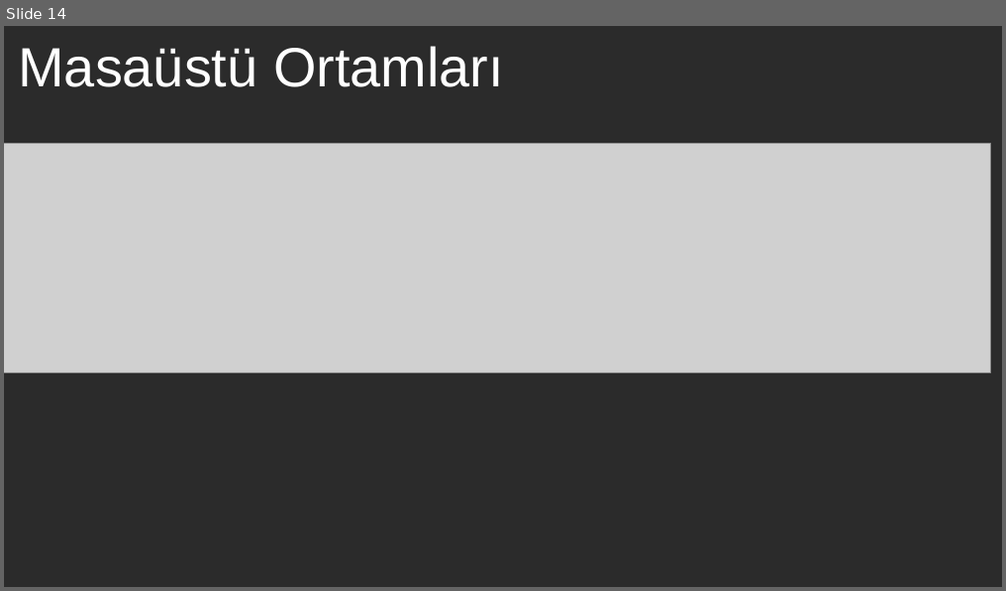
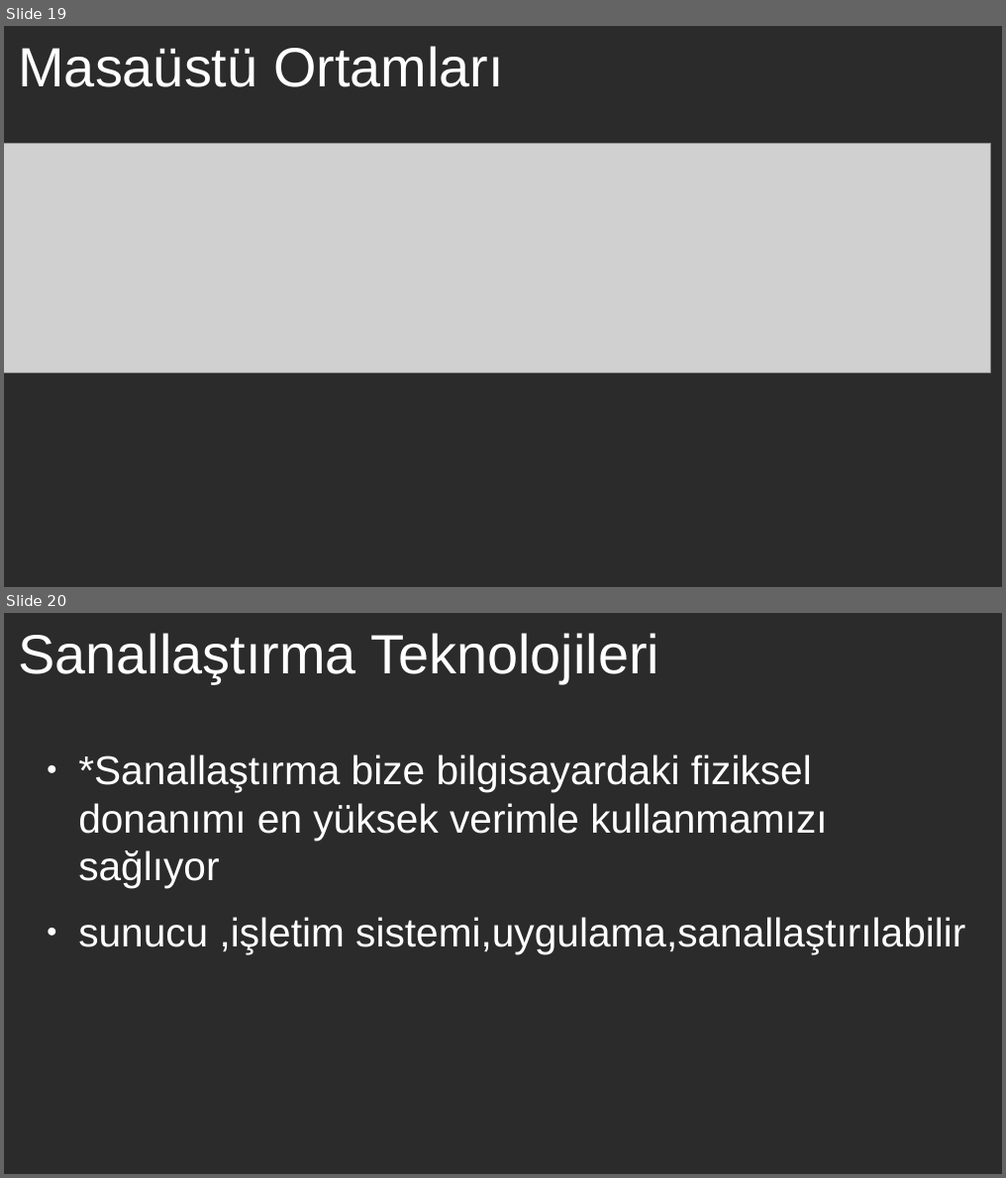
Before and after one commit to bengunur06/GNU-Linux-IEEE-CS, a slide deck: gnu-linux-1.odp. Shown one above the other, each under a label of ours: slide 14 before the commit, slides 19 and 20 after it. The pictures are 1006x591 and 1006x1178 pixels, drawn with LibreOffice and Linux fonts; fonts in the diff are those of the drawing; grey boxes stand for pictures; background and template pictures are left out; a plain dark background stands for a picture behind light text. Boxes give left, top, right and bottom in pixels: in the first picture for what was removed or moved away, otherwise in the second. Text is boxed around its words. In the diff, an @@ line names an element or a change of style, - is before the commit and + after.

```diff
--- a/gnu-linux-1.odp
+++ b/gnu-linux-1.odp
@@ slide 20 added at [4,613,1002,1174], background picture (left out) @@
@@ title added at [18,633,659,683], 44 pt, text #FFFFFF @@
+Sanallaştırma Teknolojileri
@@ text added at [78,755,965,955], 32 pt, text #FFFFFF @@
+● *Sanallaştırma bize bilgisayardaki fiziksel donanımı en yüksek verimle kullanmamızı sağlıyor
+● sunucu ,işletim sistemi,uygulama,sanallaştırılabilir
@@ what was slide 14 is now slide 19 @@
```
Also in this commit, not shown: 2 slides changed, 17 other slides added, 11 slides removed.
